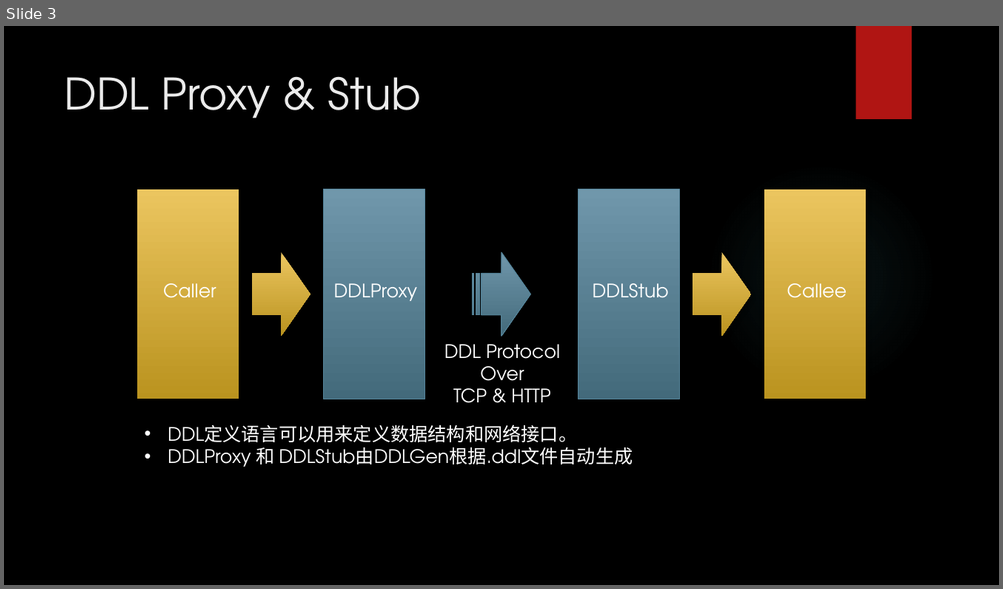
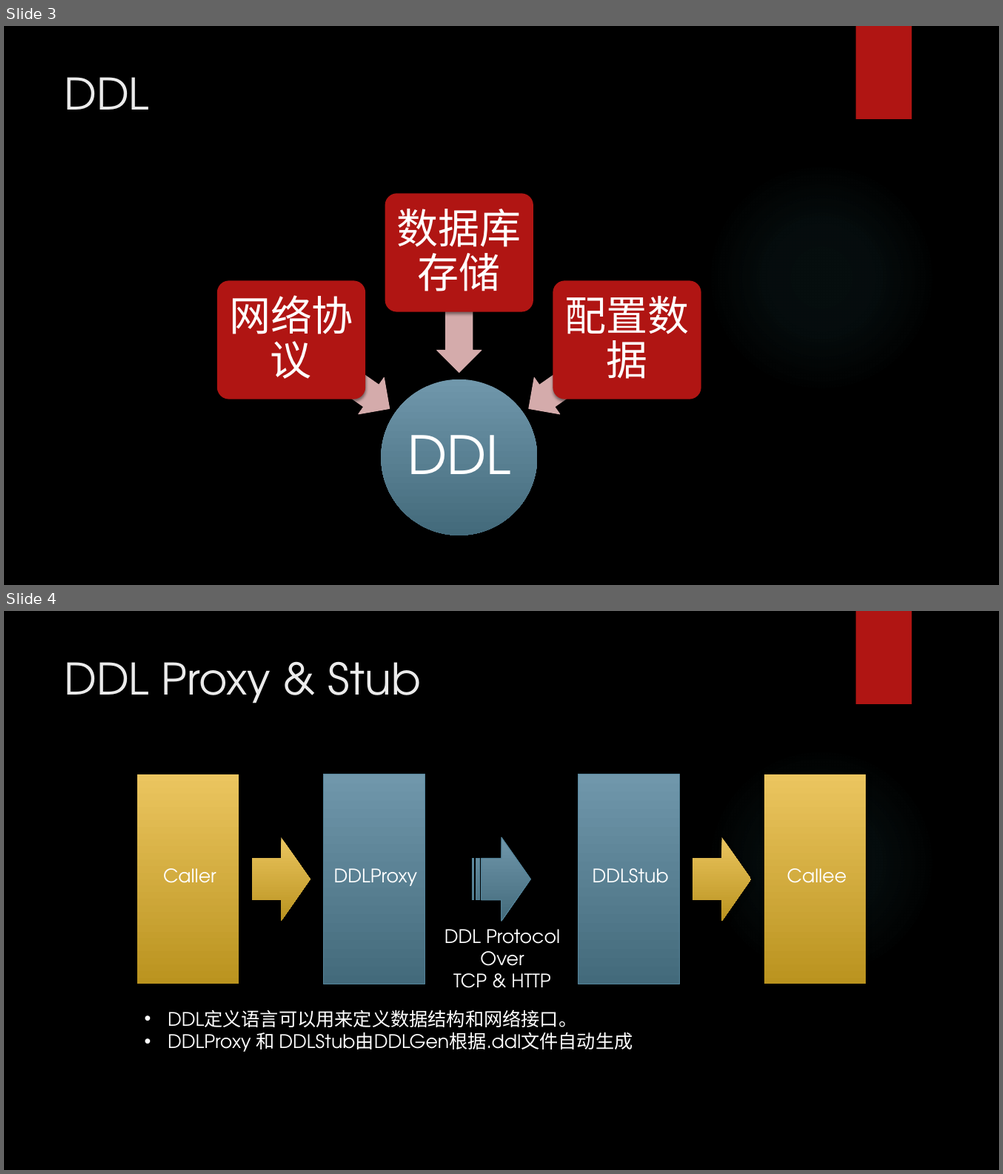
Before and after one commit to luozhishen/gameengine, a slide deck: Development/Documents/ZionEngine.pptx. Shown one above the other, each under a label of ours: slide 3 before the commit, slides 3 and 4 after it. The pictures are 1003x589 and 1003x1174 pixels, drawn with LibreOffice and Linux fonts; fonts in the diff are those of the drawing; background and template pictures are left out. Boxes give left, top, right and bottom in pixels: in the first picture for what was removed or moved away, otherwise in the second. Text is boxed around its words. In the diff, an @@ line names an element or a change of style, - is before the commit and + after.

```diff
--- a/Development/Documents/ZionEngine.pptx
+++ b/Development/Documents/ZionEngine.pptx
@@ slide 3 added at <box>4,26,999,585</box>, background picture (left out); not listed: 2 template elements that a slide beside it also shows @@
@@ title added at <box>64,77,149,110</box>, 42 pt, text #EBEBEB @@
+DDL
@@ group added at <box>217,194,701,536</box>: 4 texts, 3 left arrows, 3 rounded rectangles, 1 ellipse @@
+DDL
+网络协议
+数据库存储
+配置数据
@@ what was slide 3 is now slide 4 @@
```
Also in this commit, not shown: 3 slides changed, 2 other slides added, 9 other files.
